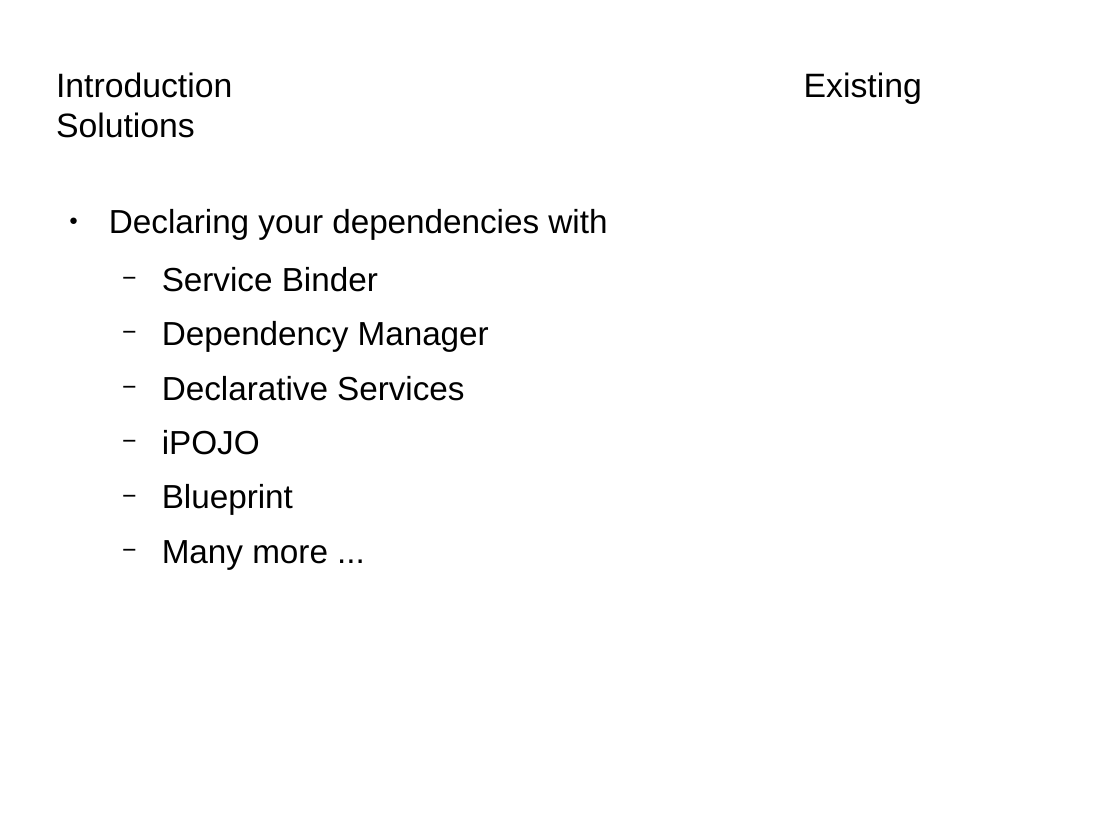
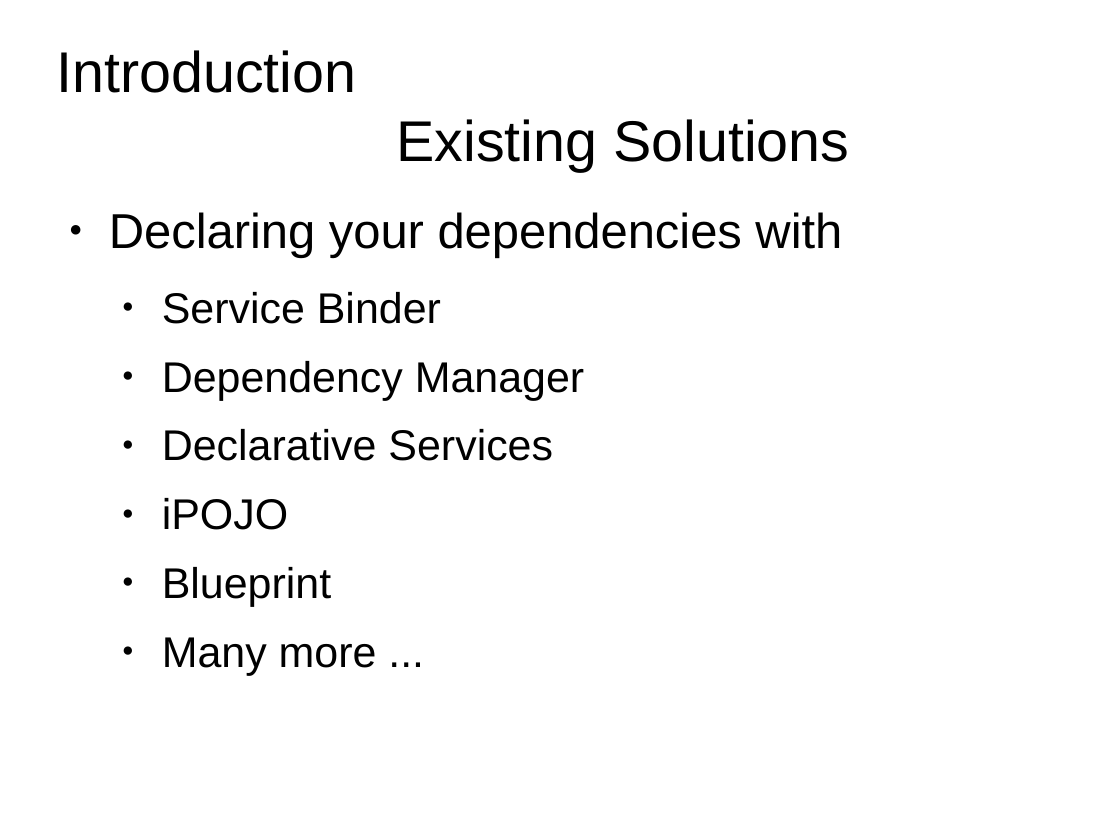
Before and after one commit to rotty3000/felix, a slide deck: slide 6 of dependencymanager/docs/A_Glance_At_DependencyManager.odp. Drawn at 1120x840 pixels with LibreOffice and Linux fonts; fonts in the diff are those of the drawing; background and template pictures are left out. Boxes give left, top, right and bottom in pixels: in the first picture for what was removed or moved away, otherwise in the second. Text is boxed around its words. In the diff, an @@ line names an element or a change of style, - is before the commit and + after.

```diff
--- a/dependencymanager/docs/A_Glance_At_DependencyManager.odp
+++ b/dependencymanager/docs/A_Glance_At_DependencyManager.odp
@@ title "Introduction Existing Solutions": place and size @@
-title "Introduction Existing Solutions" at [56, 72, 922, 104]
+title "Introduction Existing Solutions" at [57, 50, 849, 171]
@@ title "Introduction Existing Solutions" at [57, 50, 849, 171]: size 21.7 to 36.9 pt; alignment left to centre @@
@@ text "Declaring your dependencies with" at [109, 212, 842, 675]: size 21.4 to 31.5 pt in "Declaring your dependencies with"; size 21.4 to 27.6 pt in "Service Binder", "Dependency Manager", "Declarative Services", "iPOJO" and 2 more places; more space between paragraphs; bullet − to ● @@
```
Also in this commit, not shown: 56 other slides changed, 1 slide added.
